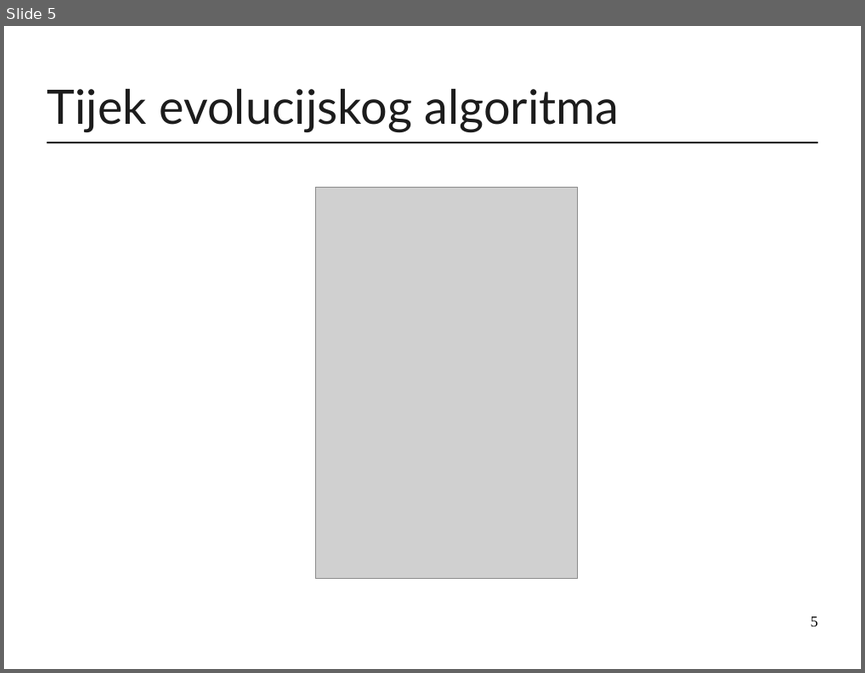
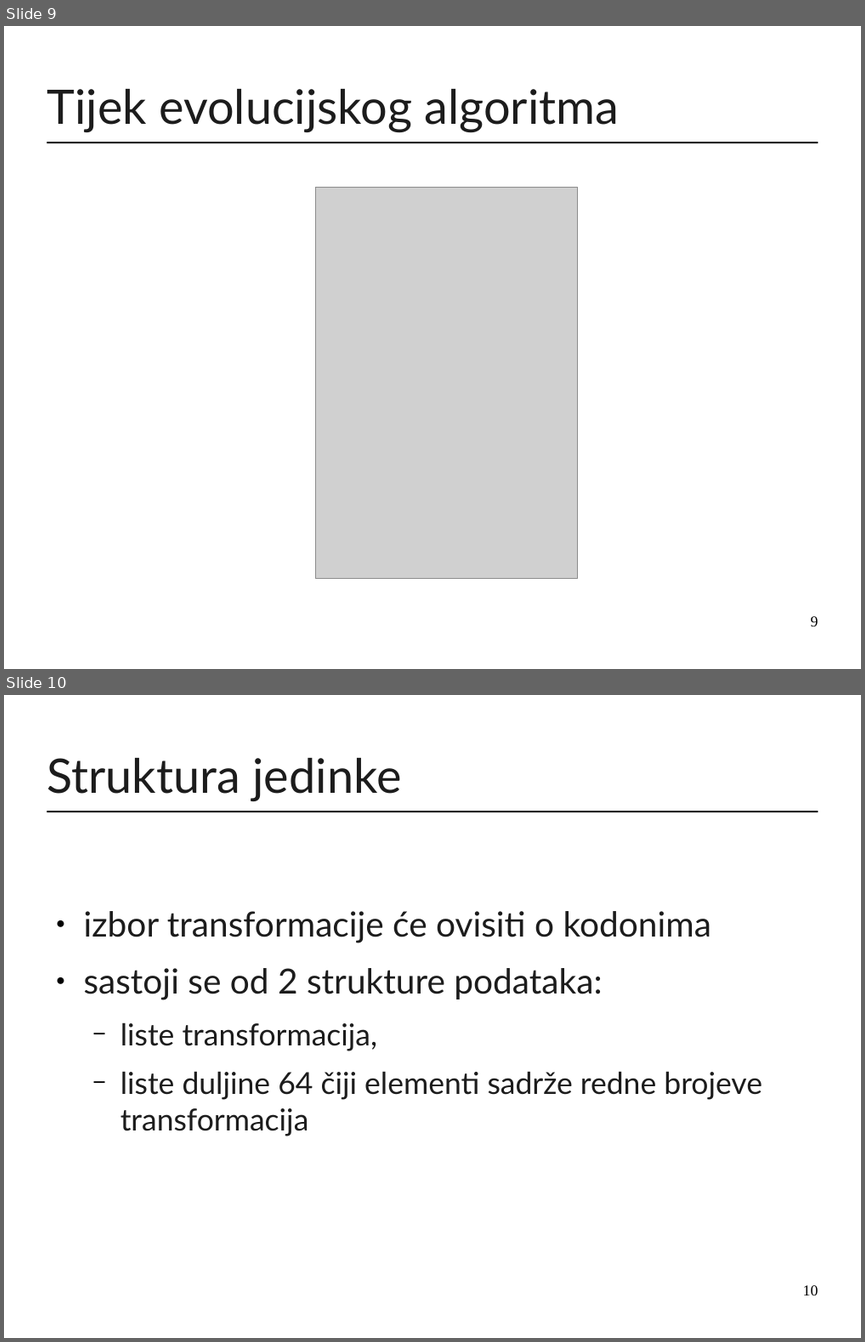
Before and after one commit to mirjamsk/DNAdrivenIFS, a slide deck: CD_bundle/prezentacija.odp. Shown one above the other, each under a label of ours: slide 5 before the commit, slides 9 and 10 after it. The pictures are 865x673 and 865x1342 pixels, drawn with LibreOffice and Linux fonts; fonts in the diff are those of the drawing; grey boxes stand for pictures. Boxes give left, top, right and bottom in pixels: in the first picture for what was removed or moved away, otherwise in the second. Text is boxed around its words. In the diff, an @@ line names an element or a change of style, - is before the commit and + after.

```diff
--- a/CD_bundle/prezentacija.odp
+++ b/CD_bundle/prezentacija.odp
@@ slide 10 added at box(4, 695, 861, 1338), background #FFFFFF; not listed: 1 template element that a slide beside it also shows @@
@@ title added at box(46, 758, 401, 801), 44 pt, text #1C1C1C @@
+Struktura jedinke
@@ text added at box(84, 911, 762, 1136), 28 pt, text #1C1C1C @@
+● izbor transformacije će ovisiti o kodonima
+● sastoji se od 2 strukture podataka:
+  − liste transformacija,
+  − liste duljine 64 čiji elementi sadrže redne brojeve transformacija
@@ page number added at box(803, 1285, 818, 1295), 14 pt, text #000000 @@
+10
@@ what was slide 5 is now slide 9 @@
@@ page number at box(811, 616, 818, 626): text changed @@
-5
+9
```
Also in this commit, not shown: 1 slide changed, 1 other slide added, 1 slide removed, 1 other file.
